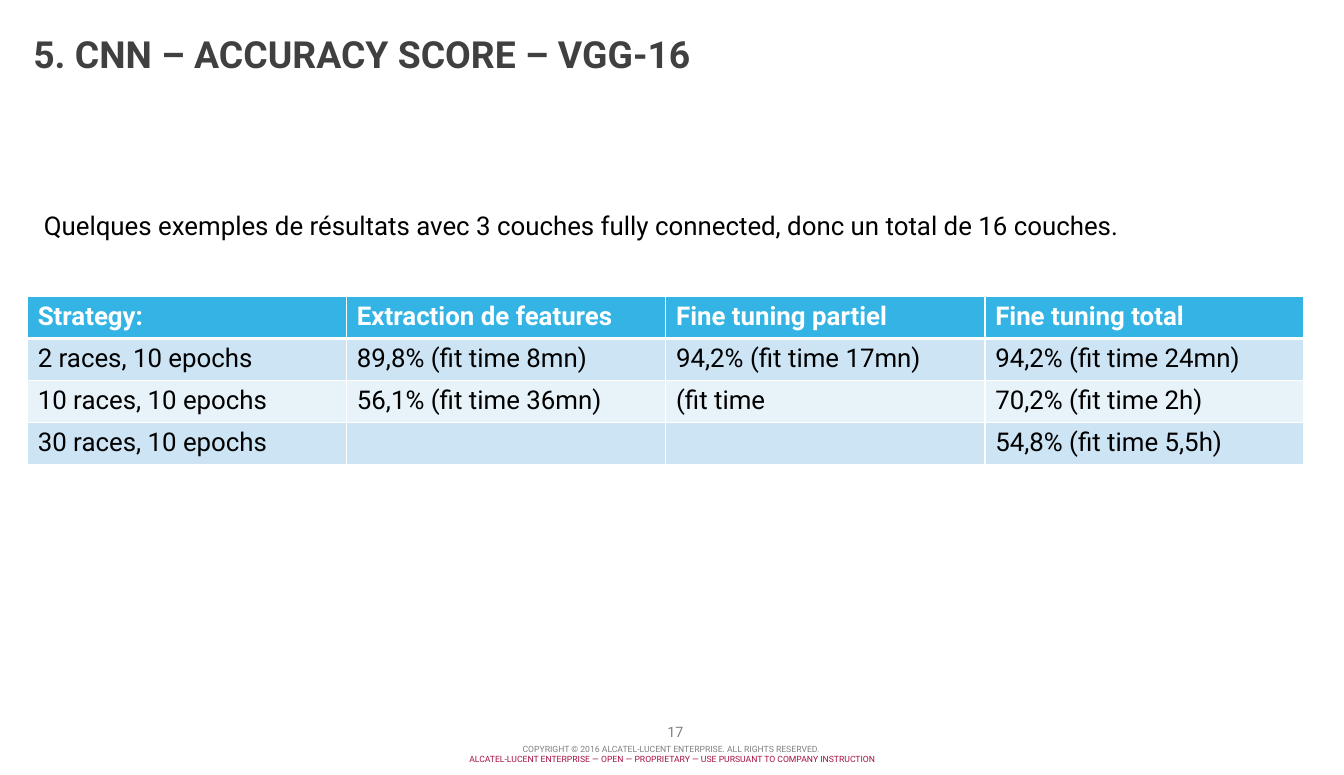
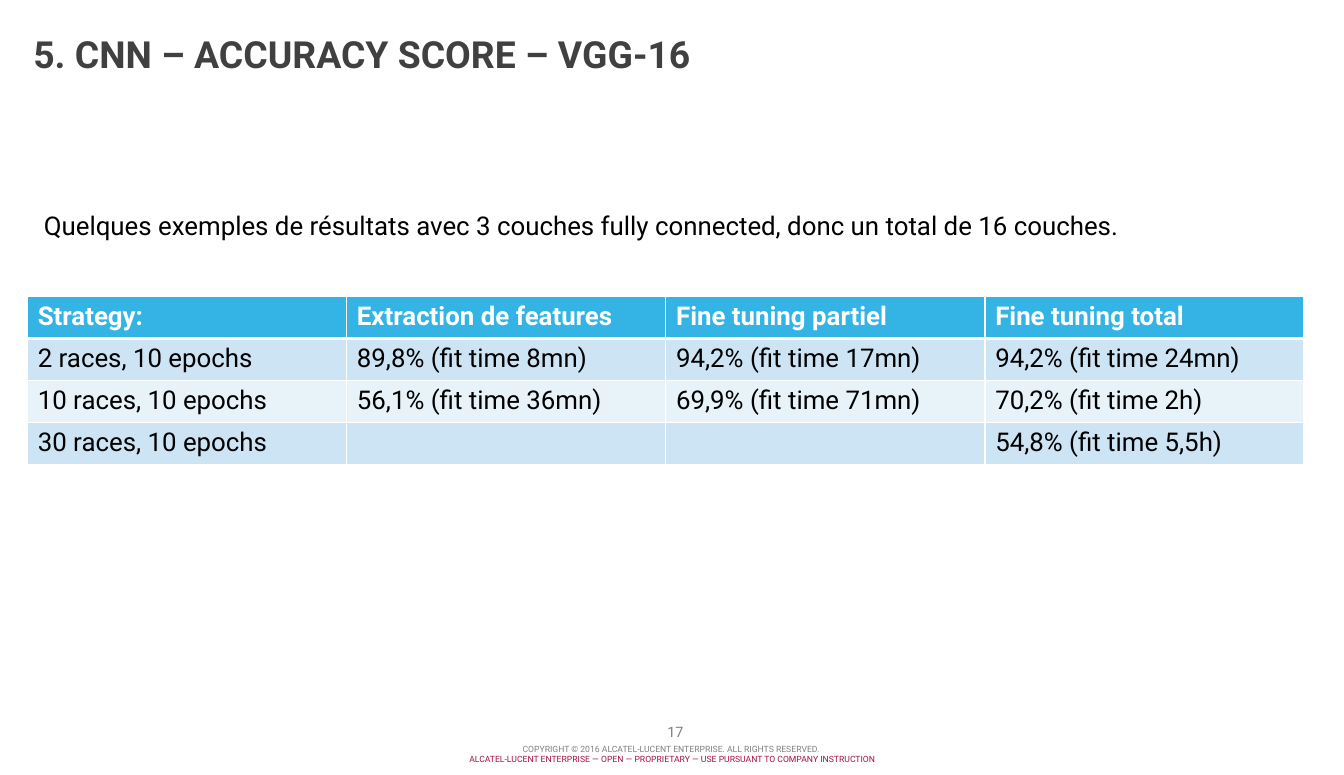
Before and after one commit to chmuths/projet_7, a slide deck: slide 17 of docs/Projet 7 - C. Muths - Classification d'images.pptx. Drawn at 1344x775 pixels with LibreOffice and Linux fonts; fonts in the diff are those of the drawing; background and template pictures are left out. Boxes give left, top, right and bottom in pixels: in the first picture for what was removed or moved away, otherwise in the second. Text is boxed around its words. In the diff, an @@ line names an element or a change of style, - is before the commit and + after.

```diff
--- a/docs/Projet 7 - C. Muths - Classification d'images.pptx
+++ b/docs/Projet 7 - C. Muths - Classification d'images.pptx
@@ table at (28, 297, 1306, 464) @@
-row 3, column 3: (fit time
+row 3, column 3: 69,9% (fit time 71mn)
```
Also in this commit, not shown: 1 other file.
